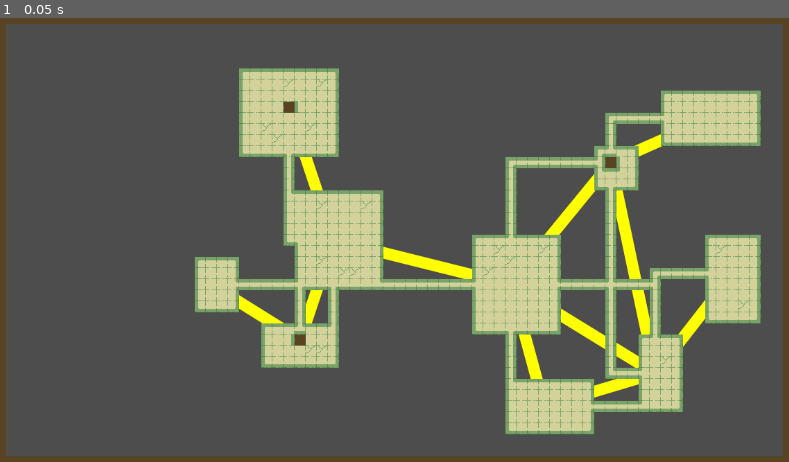
Above: before the commit, frame 1.
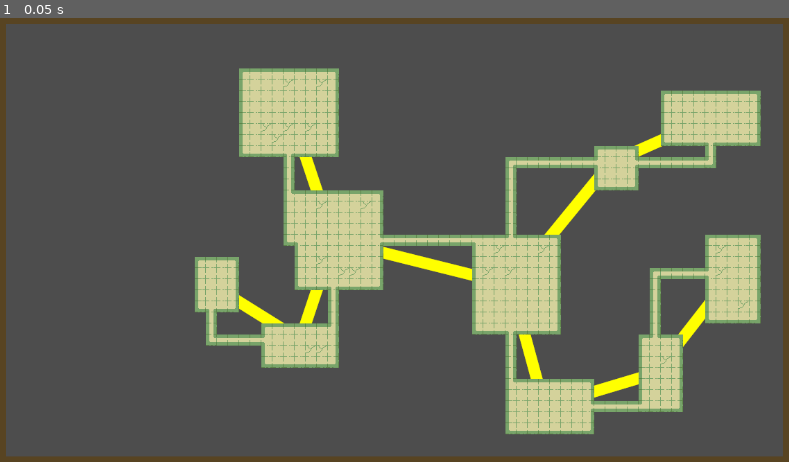
Above: after the commit, the same moment.

Repository: JYiuDev/Godot_ProcGen_Study
Game: Godot game, scene res://2D_RoomFirst_DungeonGen/room_first_dungeon_gen.tscn
The game is run twice, just before and just after one commit, with the same random seed, the same clock (stepped at 60 frames per second) and the same inputs. This scene is started directly instead of the project's main scene.
Inputs:
- Up to frame 1 (0.05 s): no input

The runs differ from the first frame. In frame 1, 3.6% of the frame differs, in the area x 26-93%, y 18-82%.
Error after the commit: Trying to assign a value of type "PackedInt64Array" to a variable of type "Array[int]". (res://2D_RoomFirst_DungeonGen/Scripts/RoomFirstGenerator.gd:163)

Commit message:
update
added comments

Diff:
--- a/2D_RoomFirst_DungeonGen/Scripts/RoomFirstGenerator.gd
+++ b/2D_RoomFirst_DungeonGen/Scripts/RoomFirstGenerator.gd
@@ -27,10 +27,11 @@
 	generate_rooms(room_count)
 
 func _input(event):
+	#if enter is pressed, reload scene
 	if event.is_action_pressed("ui_accept"):
 		get_tree().reload_current_scene()
 
-func visualize_boundry():
+func visualize_boundry(): #Represent the boundry of the usable area with solid color tiles
 	var top_left:Vector2i = boundry.position
 	tilemap.set_cell(0, top_left, 0, dummy_tile)
 	var boundry_cells: PackedVector2Array
@@ -72,7 +73,7 @@
 		var attempt_count: int = room_attempts
 		while !valid_space && (attempt_count > 0):
 			room_size = Vector2(randi_range(min_room_size, max_room_size), randi_range(min_room_size, max_room_size))
-			#Randomize the position(top right) of the room according to roomsize, make sure full room can be contained within boundry
+			#Randomize the position(top left) of the room according to roomsize, make sure full room can be contained within boundry
 			room_pos.x = randi_range(boundry.position.x + 1, boundry.position.x + boundry.size.x + 1 - room_size.x)
 			room_pos.y = randi_range(boundry.position.y + 1, boundry.position.y + boundry.size.y + 1 - room_size.y)
 
@@ -86,7 +87,6 @@
 						overlap = true
 				if !overlap:
 					valid_space = true
-
 			attempt_count -= 1
 
 		if valid_space:
@@ -101,7 +101,7 @@
 			if path_ids_dupe.has(neighbour_id):
 				room_pos = path.get_point_position(room_id)
 				var neighbour_pos = path.get_point_position(neighbour_id)
-				print("room pos: ", room_pos, "neighbour pos: ", neighbour_pos)
+				#print("room pos: ", room_pos, "neighbour pos: ", neighbour_pos)
 				make_corridors(room_pos, neighbour_pos)
 		path_ids_dupe.erase(room_id)
 
@@ -132,12 +132,11 @@
 		corridor_cells.append(Vector2(pos2.x,y))
 	tilemap.set_cells_terrain_connect(0, corridor_cells,0,0)
 
-func create_MSP():
+func create_MSP(): #Create a min spanning tree with the position of rooms(Rect2) using primms algo
 	var room_positions: Array[Vector2]
 	for room in room_list:
 		room_positions.append(room.get_center())
-		tilemap.set_cell(0, room.get_center(), 0, dummy_tile)
-
+		#tilemap.set_cell(0, room.get_center(), 0, dummy_tile)
 	path.add_point(path.get_available_point_id(), room_positions.pop_front())
 
 	var room_positions_dupe = room_positions.duplicate()
@@ -158,9 +157,10 @@
 		path.connect_points(path.get_closest_point(current_poiont), new_id)
 		room_positions_dupe.erase(min_dist_point)
 
-	# add loops into the MSP to make the dungeon path more interesting
+	# randomly add loops into the MSP to make the dungeon path more interesting
+	# room will look for the second closest candidates to form loop
 	for n in loop_amount:
-		var node_list:Array = path.get_point_ids()
+		var node_list:Array[int] = path.get_point_ids()
 		var node1 = node_list.pick_random()
 		var node1_pos: Vector2 = path.get_point_position(node1)
 		var min_dist: float = INF
@@ -175,14 +175,13 @@
 					min_dist = node1_pos.distance_to(node2_pos)
 					min_dist_room = node2
 
-		if min_dist_room:
+		if min_dist_room: #Connecting the astar nodes
 			path.connect_points(node1, min_dist_room)
 		node_list.erase(node1)
 
 
 func _draw():
 	if path:
-		#for p in path.get_points():
 		for id in path.get_point_count():
 			for c in path.get_point_connections(id):
 				var pp = path.get_point_position(id)
--- a/recursive_backtrack_world.tscn
+++ /dev/null
@@ -1,54 +0,0 @@
-[gd_scene load_steps=5 format=3 uid="uid://b2ipofja7bis7"]
-
-[ext_resource type="Texture2D" uid="uid://dnmlyxp8vecug" path="res://Assets/Tilemap/maze_tiles.png" id="1_wijww"]
-[ext_resource type="Script" path="res://2D_topdown_recursivsBacktrackMaze/Scripts/recurbacktrack_generation.gd" id="1_x5nl5"]
-
-[sub_resource type="TileSetAtlasSource" id="TileSetAtlasSource_w61uv"]
-texture = ExtResource("1_wijww")
-1:0/0 = 0
-1:0/0/custom_data_0 = 1
-2:0/0 = 0
-2:0/0/custom_data_0 = 2
-3:0/0 = 0
-3:0/0/custom_data_0 = 3
-0:1/0 = 0
-0:1/0/custom_data_0 = 4
-1:1/0 = 0
-1:1/0/custom_data_0 = 5
-2:1/0 = 0
-2:1/0/custom_data_0 = 6
-3:1/0 = 0
-3:1/0/custom_data_0 = 7
-0:2/0 = 0
-0:2/0/custom_data_0 = 8
-1:2/0 = 0
-1:2/0/custom_data_0 = 9
-2:2/0 = 0
-2:2/0/custom_data_0 = 10
-3:2/0 = 0
-3:2/0/custom_data_0 = 11
-0:3/0 = 0
-0:3/0/custom_data_0 = 12
-1:3/0 = 0
-1:3/0/custom_data_0 = 13
-2:3/0 = 0
-2:3/0/custom_data_0 = 14
-3:3/0 = 0
-3:3/0/custom_data_0 = 15
-0:0/0 = 0
-
-[sub_resource type="TileSet" id="TileSet_lrhjw"]
-custom_data_layer_0/name = "maze_ID"
-custom_data_layer_0/type = 2
-sources/0 = SubResource("TileSetAtlasSource_w61uv")
-
-[node name="World" type="Node2D"]
-script = ExtResource("1_x5nl5")
-
-[node name="TileMap" type="TileMap" parent="."]
-tile_set = SubResource("TileSet_lrhjw")
-format = 2
-
-[node name="Camera2D" type="Camera2D" parent="."]
-anchor_mode = 0
-zoom = Vector2(3.995, 3.995)
